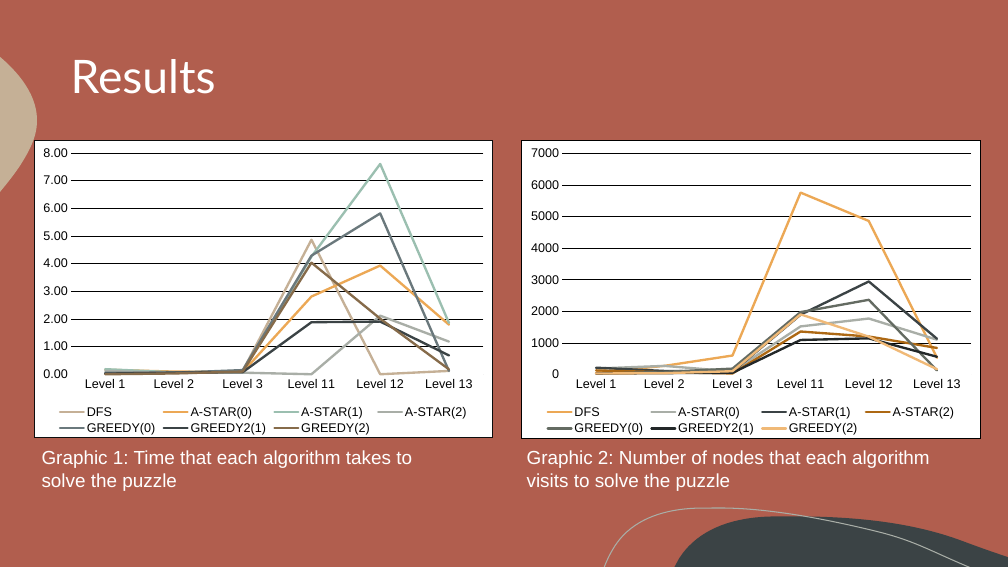
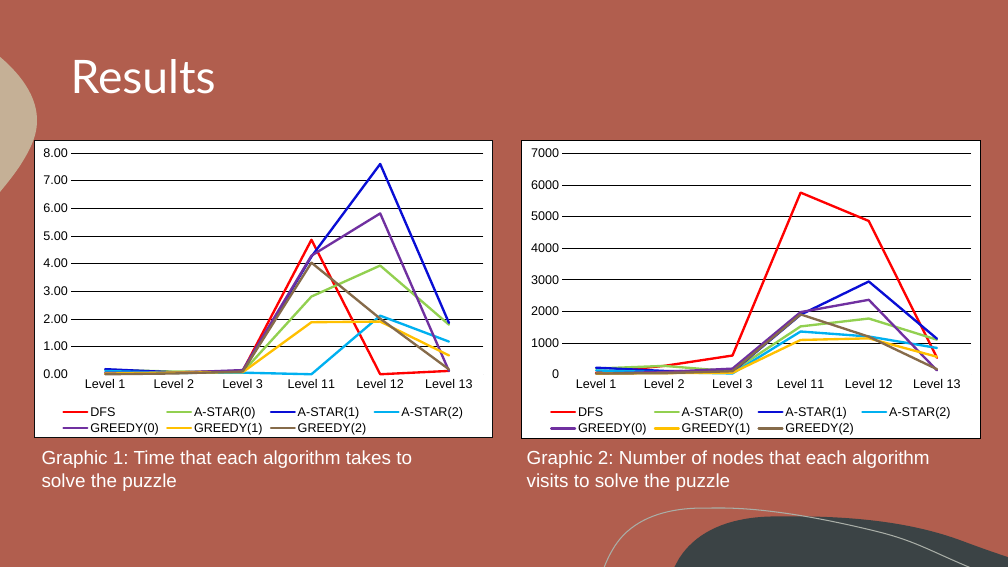
Before and after one commit to itsdomsantos/IART-2022, a slide deck: slide 7 of Chess Snake Puzzles – 2022 IA Project - Final Delivery.pptx. Drawn at 1008x567 pixels with LibreOffice and Linux fonts; fonts in the diff are those of the drawing. Boxes give left, top, right and bottom in pixels: in the first picture for what was removed or moved away, otherwise in the second. Text is boxed around its words. In the diff, an @@ line names an element or a change of style, - is before the commit and + after.

```diff
--- a/Chess Snake Puzzles – 2022 IA Project - Final Delivery.pptx
+++ b/Chess Snake Puzzles – 2022 IA Project - Final Delivery.pptx
@@ line chart at [34, 141, 492, 439] @@
@@ colour of DFS #C5B096 to #FF0000 @@
@@ colour of A-STAR(0) #ECA855 to #92D050 @@
@@ colour of A-STAR(1) #9BBFB0 to #090ED5 @@
@@ colour of A-STAR(2) #A9AEA7 to #00B0F0 @@
@@ colour of GREEDY(0) #6A787C to #7030A0 @@
-GREEDY2(1): 0, 0.1, 0.1, 1.9, 1.9, 0.7
+GREEDY(1): 0, 0.1, 0.1, 1.9, 1.9, 0.7
@@ colour of GREEDY(1) #3B4345 to #FFC000 @@
@@ line chart at [522, 141, 980, 439] @@
@@ colour of DFS #ECA855 to #FF0000 @@
@@ colour of A-STAR(0) #A9AEA7 to #92D050 @@
@@ colour of A-STAR(1) #3B4345 to #090ED5 @@
@@ colour of A-STAR(2) #AD6813 to #00B0F0 @@
@@ colour of GREEDY(0) #646B62 to #7030A0 @@
-GREEDY2(1): 0, 0, 100, 1100, 1100, 600
+GREEDY(1): 0, 0, 100, 1100, 1100, 600
@@ colour of GREEDY(1) #232829 to #FFC000 @@
@@ colour of GREEDY(2) #F0B977 to #866B4A @@
```
Also in this commit, not shown: 5 other slides changed, 4 other files.
